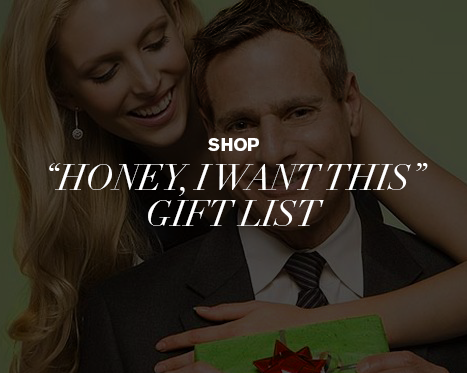
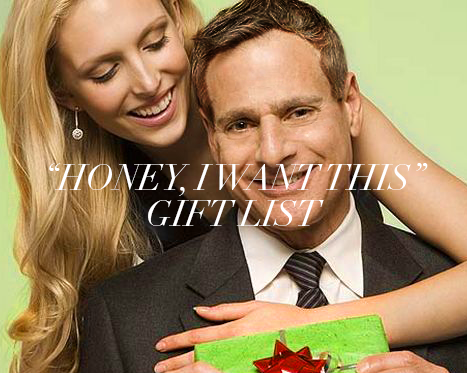
The second 467x373 image is a revision of the first. Changes to its layers:
hid "SHOP" over <box>208,138,259,151</box>
hid "Layer 2" over <box>0,0,467,373</box>
